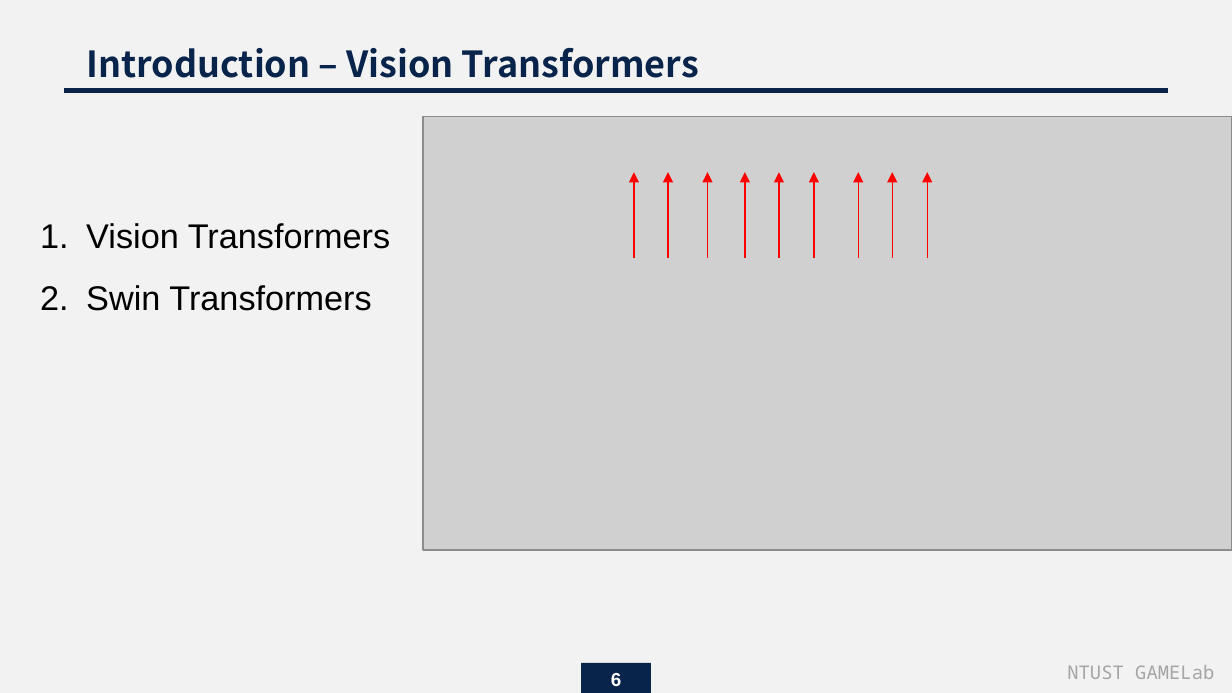
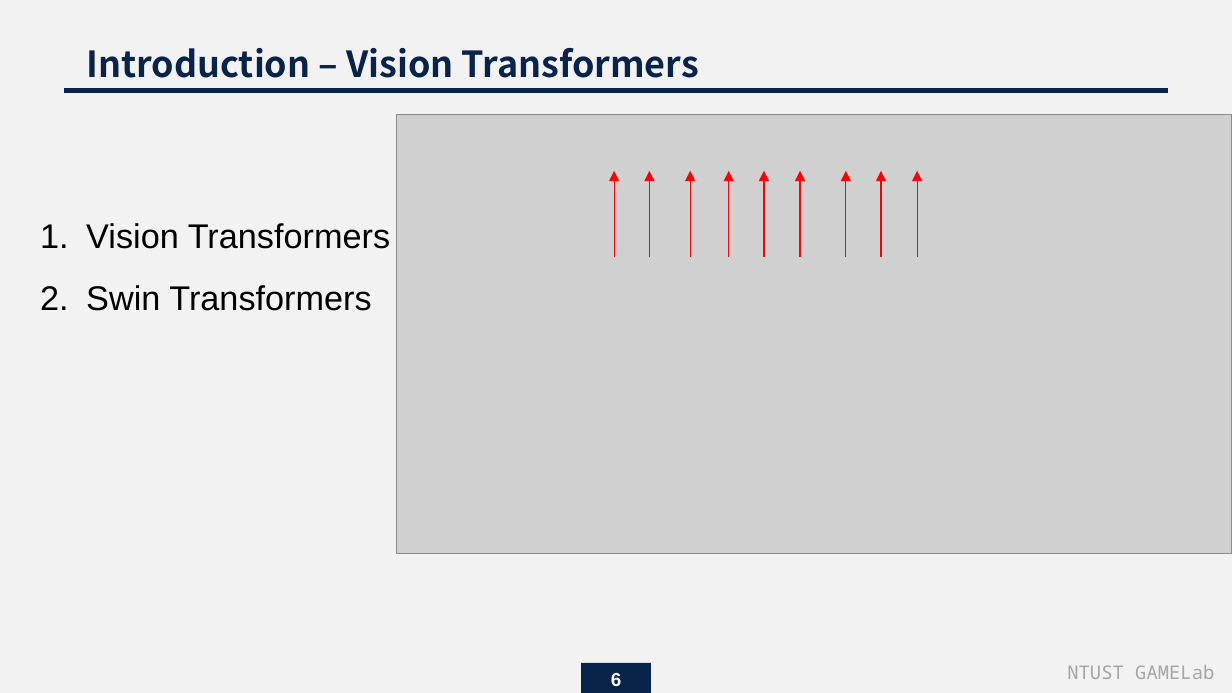
Before and after one commit to endman100/paper-, a slide deck: slide 6 of Exploring Plain Vision Transformer Backbones for Object Detection_M11015039.pptx. Drawn at 1232x693 pixels with LibreOffice and Linux fonts; fonts in the diff are those of the drawing; grey boxes stand for pictures. Boxes give left, top, right and bottom in pixels: in the first picture for what was removed or moved away, otherwise in the second. Text is boxed around its words. In the diff, an @@ line names an element or a change of style, - is before the commit and + after.

```diff
--- a/Exploring Plain Vision Transformer Backbones for Object Detection_M11015039.pptx
+++ b/Exploring Plain Vision Transformer Backbones for Object Detection_M11015039.pptx
@@ picture: place and size @@
-picture at bbox=[423, 117, 1232, 551]
+picture at bbox=[397, 115, 1232, 553]
@@ arrow moved from (634, 257) - (634, 172) to (615, 257) - (615, 171) @@
@@ arrow moved from (668, 257) - (668, 172) to (649, 257) - (649, 171) @@
@@ 5 arrows: place and size @@
-5 arrows at bbox=[707, 172, 859, 257]
+5 arrows at bbox=[690, 171, 846, 257]
@@ arrow moved from (892, 257) - (892, 172) to (881, 257) - (881, 171) @@
@@ arrow moved from (928, 257) - (928, 172) to (917, 257) - (917, 171) @@
```
Also in this commit, not shown: 1 other file.
